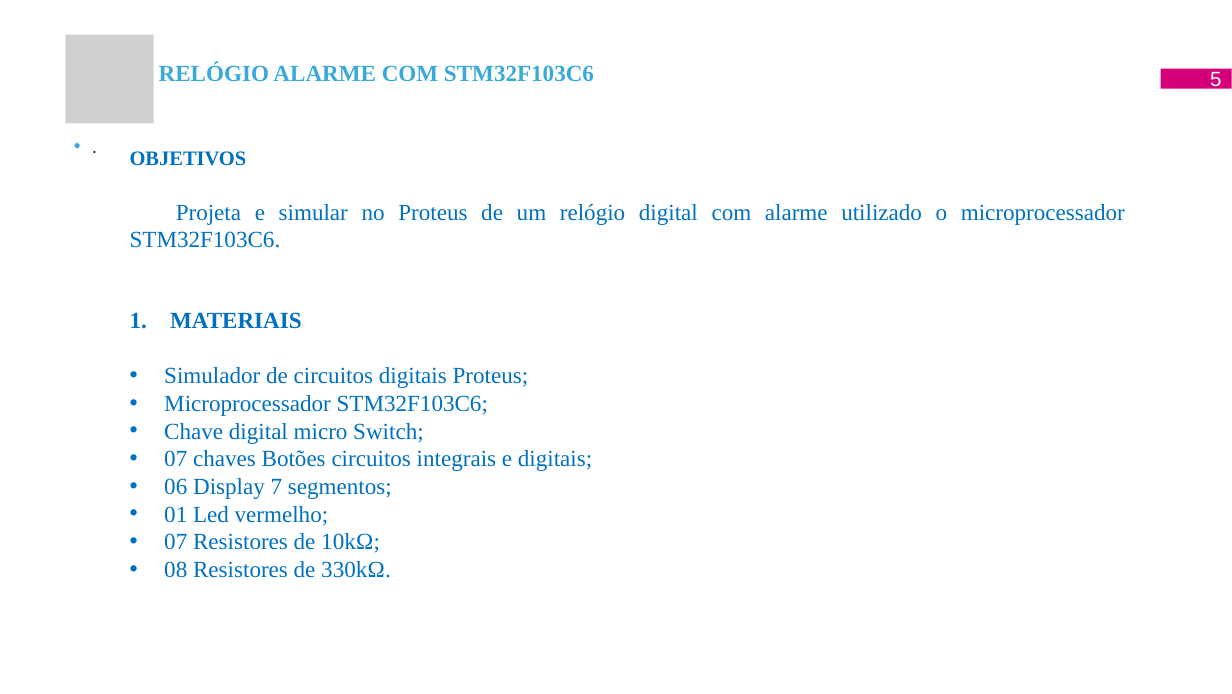
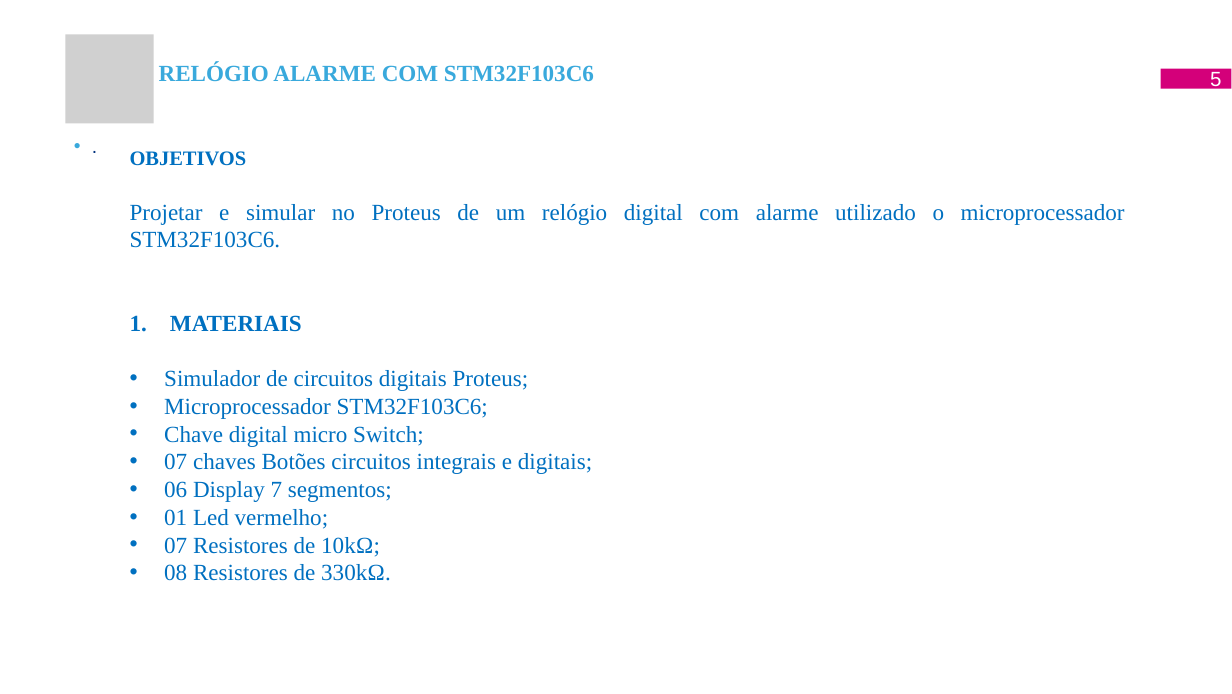
Before and after one commit to Johnvasc/BlueClock_Rel-gio_bluetooth_2020.2, a slide deck: slide 5 of RELÓGIO ALARME COM STM32F103C6.pptx. Drawn at 1232x694 pixels with LibreOffice and Linux fonts; fonts in the diff are those of the drawing; grey boxes stand for pictures; background and template pictures are left out. Boxes give left, top, right and bottom in pixels: in the first picture for what was removed or moved away, otherwise in the second. Text is boxed around its words. In the diff, an @@ line names an element or a change of style, - is before the commit and + after.

Commit message:
Update Powerpoint and PDF

```diff
--- a/RELÓGIO ALARME COM STM32F103C6.pptx
+++ b/RELÓGIO ALARME COM STM32F103C6.pptx
@@ text at [130, 151, 592, 581]: indent changed @@
@@ text at [130, 204, 1125, 248]: text changed @@
-Projeta e simular no Proteus de um relógio digital com alarme utilizado o microprocessador STM32F103C6.
+Projetar e simular no Proteus de um relógio digital com alarme utilizado o microprocessador STM32F103C6.
```
Also in this commit, not shown: 12 other slides changed, 1 other file.
